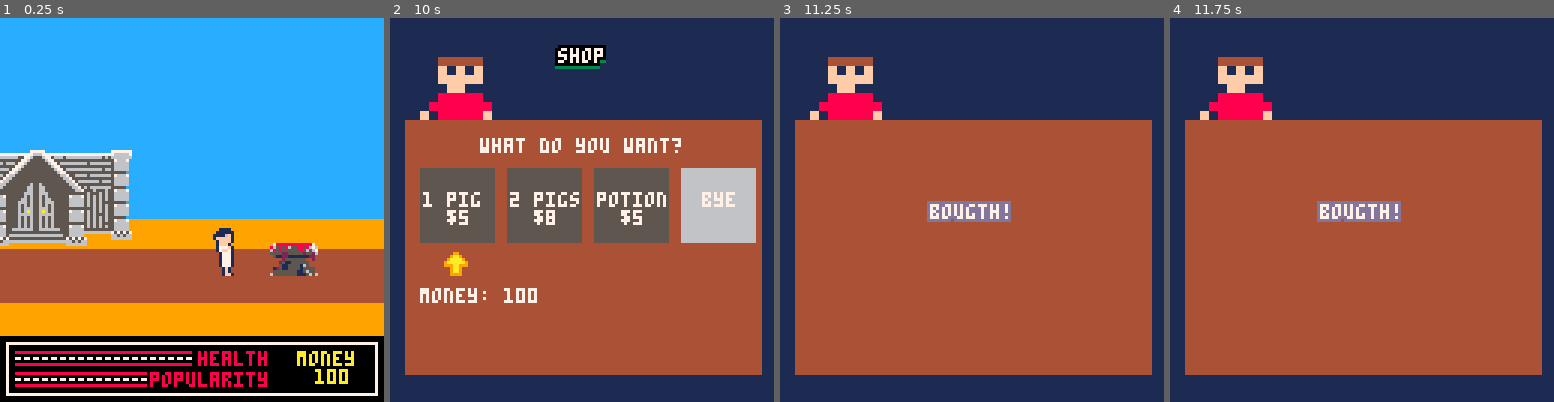
Above: before the commit, frames 1-4 (left to right).
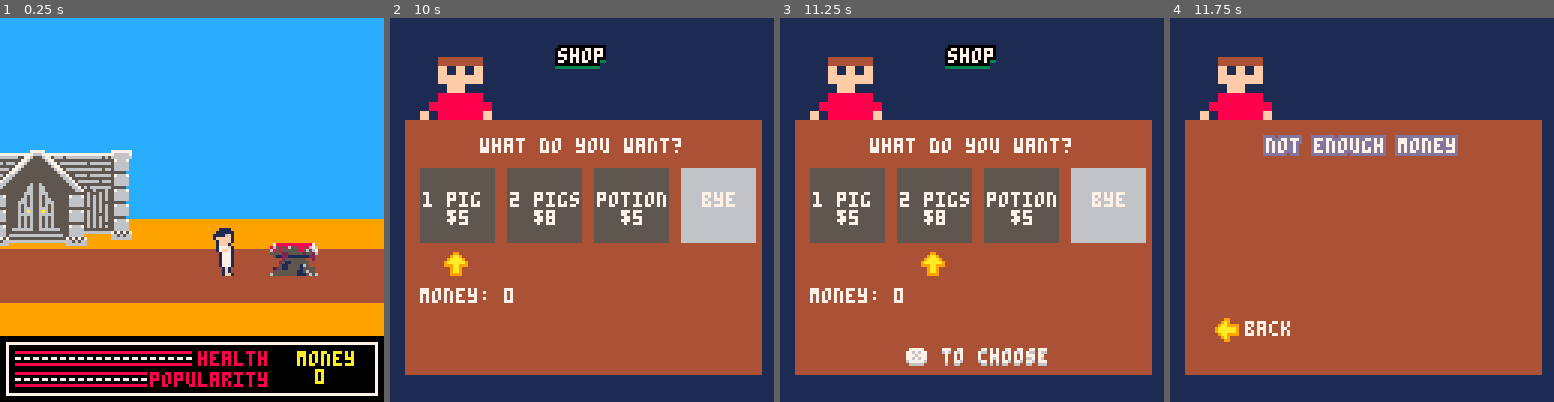
Above: after the commit, the same moments.

Repository: Rombusevil/ld43-the-altar-of-sacrifice
Game: PICO-8 cartridge ld43.p8
Same seed, same stepped clock (60 frames per second), same inputs: the game is played once before the commit and once after it.
Inputs (mouse positions are in pixels of both pictures, inside the frame that each line leads up to):
- Up to frame 1 (0.25 s): no input
- Up to frame 2 (10 s): tap X (X key) at 0.33, 1.07, 1.85, 2.97, 4.08, 5.2, 6.32, 7.43, 8.55, 9.67 s; click (670, 121) at 0.67 s; tap O (Z key) at 0.7, 1.7, 2.1, 2.5, 2.9, 3.3, 3.7, 4.1, 4.5, 4.9, 5.3, 5.7, 6.1, 6.5, 6.9, 7.3, 7.7, 8.1, 8.5, 8.9, 9.3, 9.7 s; click (436, 267) at 1.22 s; hold Right 1.6-2.1 s; click (497, 114) at 1.77 s; hold Up 2.15-2.42 s; click (562, 259) at 2.32 s; hold Right 2.47-3.03 s; click (624, 106) at 2.87 s; hold Left 3.08-3.58 s; click (685, 256) at 3.42 s; click (451, 102) at 3.97 s; hold Right 4.02-4.68 s; click (512, 248) at 4.52 s; hold Up 4.73-5.03 s; click (574, 94) at 5.07 s; hold Left 5.08-5.68 s; click (639, 244) at 5.62 s; hold Right 6.08-6.58 s; click (701, 90) at 6.17 s; hold Right 6.63-7.13 s; click (466, 236) at 6.72 s; hold Up 7.18-7.45 s; click (528, 83) at 7.27 s; hold Right 7.5-8.07 s; click (589, 229) at 7.82 s; hold Left 8.12-8.62 s; click (654, 79) at 8.37 s; click (716, 225) at 8.92 s; hold Right 9.05-9.72 s; click (478, 71) at 9.47 s; hold Up from 9.77 s (still down)
- Up to frame 3 (11.25 s): click (933, 217) at 10.02 s; release Up at 10.07 s; tap O (Z key) at 10.1, 10.5, 10.9 s; hold Left 10.12-10.72 s; click (995, 64) at 10.57 s; tap X (X key) at 10.78 s; click (1060, 213) at 11.12 s; hold Right from 11.12 s (still down)
- Up to frame 4 (11.75 s): tap O (Z key) at 11.3, 11.7 s; release Right at 11.62 s; click (1212, 60) at 11.67 s

The runs differ from the first frame. In frame 1, 0.2% of the frame differs, in the area x 82-91%, y 91-96%; in frame 2, 0.2%; in frame 3, 19%, in the area x 7-96%, y 7-91%; in frame 4, 4.2%.

Commit message:
game over state

Diff:
--- a/gameover_state.lua
+++ b/gameover_state.lua
@@ -3,7 +3,7 @@
     local s={}
     local texts={}
     local timeout=2 -- for avoiding the user hitting X while playing and by that dismissing this screen. In seconds
-
+    camera(0,0)
     -- graphical frame
     local frbkg=8
     local frfg=6
@@ -12,11 +12,11 @@
     sfx(-1)
 
     local ty=15
+    add(texts, tutils({text="you couldn't tame the gods",centerx=true,y=ty,fg=8,bg=0,bordered=true,shadowed=true,sh=2})) ty+=10
+    add(texts, tutils({text="the people in your village" ,centerx=true,y=ty,fg=8,bg=0,bordered=true,shadowed=true,sh=2}))ty+=10
+    add(texts, tutils({text="hates you.",centerx=true,y=ty,fg=8,bg=0,bordered=true,shadowed=true,sh=2})) ty+=10
     add(texts, tutils({text="                         ",centerx=true,y=ty,fg=8,bg=0,bordered=true,shadowed=true,sh=2})) ty+=10
-    add(texts, tutils({text="                         " ,centerx=true,y=ty,fg=8,bg=0,bordered=true,shadowed=true,sh=2}))ty+=10
-    add(texts, tutils({text="                         ",centerx=true,y=ty,fg=8,bg=0,bordered=true,shadowed=true,sh=2})) ty+=10
-    add(texts, tutils({text="                         ",centerx=true,y=ty,fg=8,bg=0,bordered=true,shadowed=true,sh=2})) ty+=10
-    add(texts, tutils({text="                         ",centerx=true,y=ty,fg=8,bg=0,bordered=true,shadowed=true,sh=2})) ty+=20
+    add(texts, tutils({text="game over",centerx=true,y=ty,fg=8,bg=0,bordered=true,shadowed=true,sh=2})) ty+=20
     add(texts, tutils({text="                         ",centerx=true,y=ty,fg=8,bg=0,bordered=true,shadowed=true,sh=2})) ty+=10
 
     local restart_msg = "press ❎ to restart"
--- a/ld43.p8
+++ b/ld43.p8
@@ -551,7 +551,7 @@
         e:set_anim(2)
         local bounds_obj=bbox(8,16)
         e:set_bounds(bounds_obj)
-        e.money = 100
+        e.money = 0
         e.pigs = 0
         e.potions=0
         e.pickedupvictim=nil
@@ -595,7 +595,7 @@
                 sfx(17)
                 curstate=s
                 pendingmusic=true
-                self:reset()
+                curstate=gameover_state(s)
             end
         end
         function e:set_notifyjumpobj(obj)
@@ -700,7 +700,7 @@
         end
         function e:reset()
             self.pigs = 0
-            self.respawned=true
+            self.money = 0
             self.speed=2
             self.floory=y
             self.jumppw=7
@@ -1088,12 +1088,12 @@
             v:update()
         end
         if hero.dropping and collides(stand.val, hero) then
-            printh("DROPPING")
             local v = hero.pickedupvictim
             hero.pickedupvictim=nil
             v.x = stand.val.x+4
             v.y = stand.val.y-3
             v:sacrifice()
+            hero.money+=3
         end
         for p in all(potions) do
             if collides(p, hero) then
@@ -1180,16 +1180,17 @@
     local s={}
     local texts={}
     local timeout=2
+    camera(0,0)
     local frbkg=8
     local frfg=6
     music(-1)
     sfx(-1)
     local ty=15
+    add(texts, tutils({text="you couldn't tame the gods",centerx=true,y=ty,fg=8,bg=0,bordered=true,shadowed=true,sh=2})) ty+=10
+    add(texts, tutils({text="the people in your village" ,centerx=true,y=ty,fg=8,bg=0,bordered=true,shadowed=true,sh=2}))ty+=10
+    add(texts, tutils({text="hates you.",centerx=true,y=ty,fg=8,bg=0,bordered=true,shadowed=true,sh=2})) ty+=10
     add(texts, tutils({text="                         ",centerx=true,y=ty,fg=8,bg=0,bordered=true,shadowed=true,sh=2})) ty+=10
-    add(texts, tutils({text="                         " ,centerx=true,y=ty,fg=8,bg=0,bordered=true,shadowed=true,sh=2}))ty+=10
-    add(texts, tutils({text="                         ",centerx=true,y=ty,fg=8,bg=0,bordered=true,shadowed=true,sh=2})) ty+=10
-    add(texts, tutils({text="                         ",centerx=true,y=ty,fg=8,bg=0,bordered=true,shadowed=true,sh=2})) ty+=10
-    add(texts, tutils({text="                         ",centerx=true,y=ty,fg=8,bg=0,bordered=true,shadowed=true,sh=2})) ty+=20
+    add(texts, tutils({text="game over",centerx=true,y=ty,fg=8,bg=0,bordered=true,shadowed=true,sh=2})) ty+=20
     add(texts, tutils({text="                         ",centerx=true,y=ty,fg=8,bg=0,bordered=true,shadowed=true,sh=2})) ty+=10
     local restart_msg = "press ❎ to restart"
     local msg = tutils({text="", blink=true, on_time=15, centerx=true,y=110,fg=0,bg=1,bordered=false,shadowed=true,sh=7})
--- a/platforming_state.lua
+++ b/platforming_state.lua
@@ -43,7 +43,7 @@
         e:set_bounds(bounds_obj)
         --e.debugbounds=true
 
-        e.money = 100
+        e.money = 0
         e.pigs = 0
         e.potions=0
         e.pickedupvictim=nil
@@ -94,7 +94,8 @@
                 sfx(17)
                 curstate=s
                 pendingmusic=true
-                self:reset()
+                -- self:reset()
+                curstate=gameover_state(s)
             end
         end
 
@@ -229,7 +230,7 @@
         -- when you gameover and choose continue, everything's the same but your stats, that get resetted
         function e:reset()
             self.pigs = 0
-            self.respawned=true
+            self.money = 0
             self.speed=2--1.3
             self.floory=y
             self.jumppw=7
@@ -786,12 +787,14 @@
         end
 
         if hero.dropping and collides(stand.val, hero) then
-            printh("DROPPING")
             local v = hero.pickedupvictim
             hero.pickedupvictim=nil
             v.x = stand.val.x+4
             v.y = stand.val.y-3
             v:sacrifice()
+
+            -- todo: sfx de money
+            hero.money+=3
         end
 
         for p in all(potions) do
